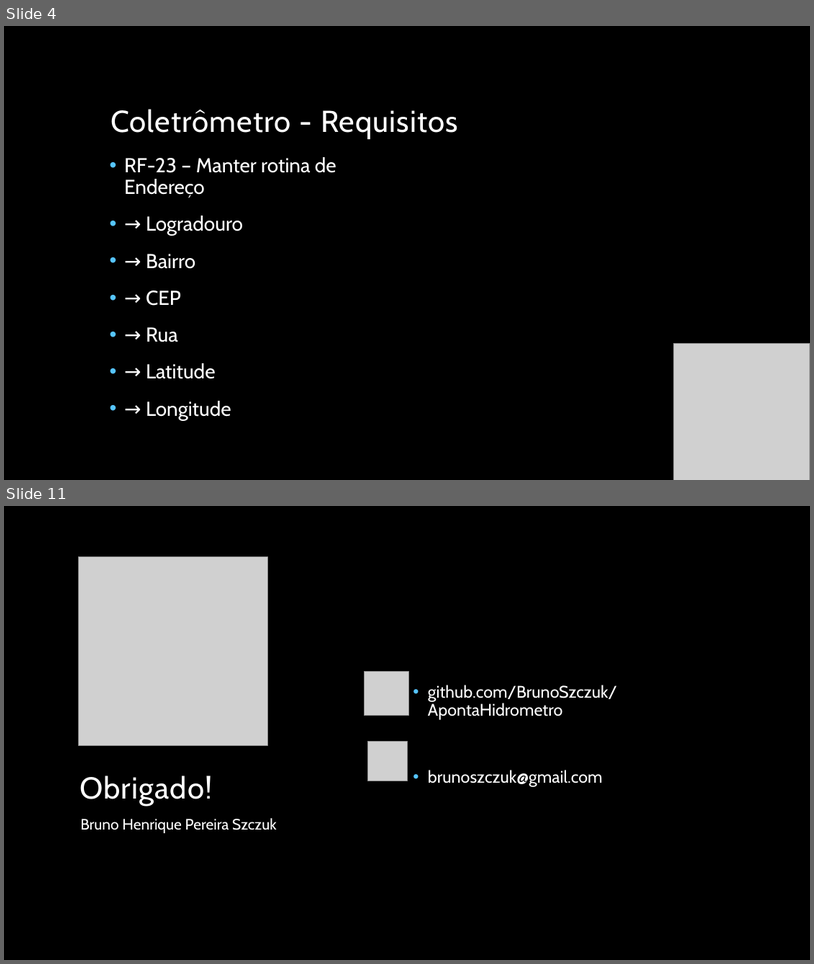
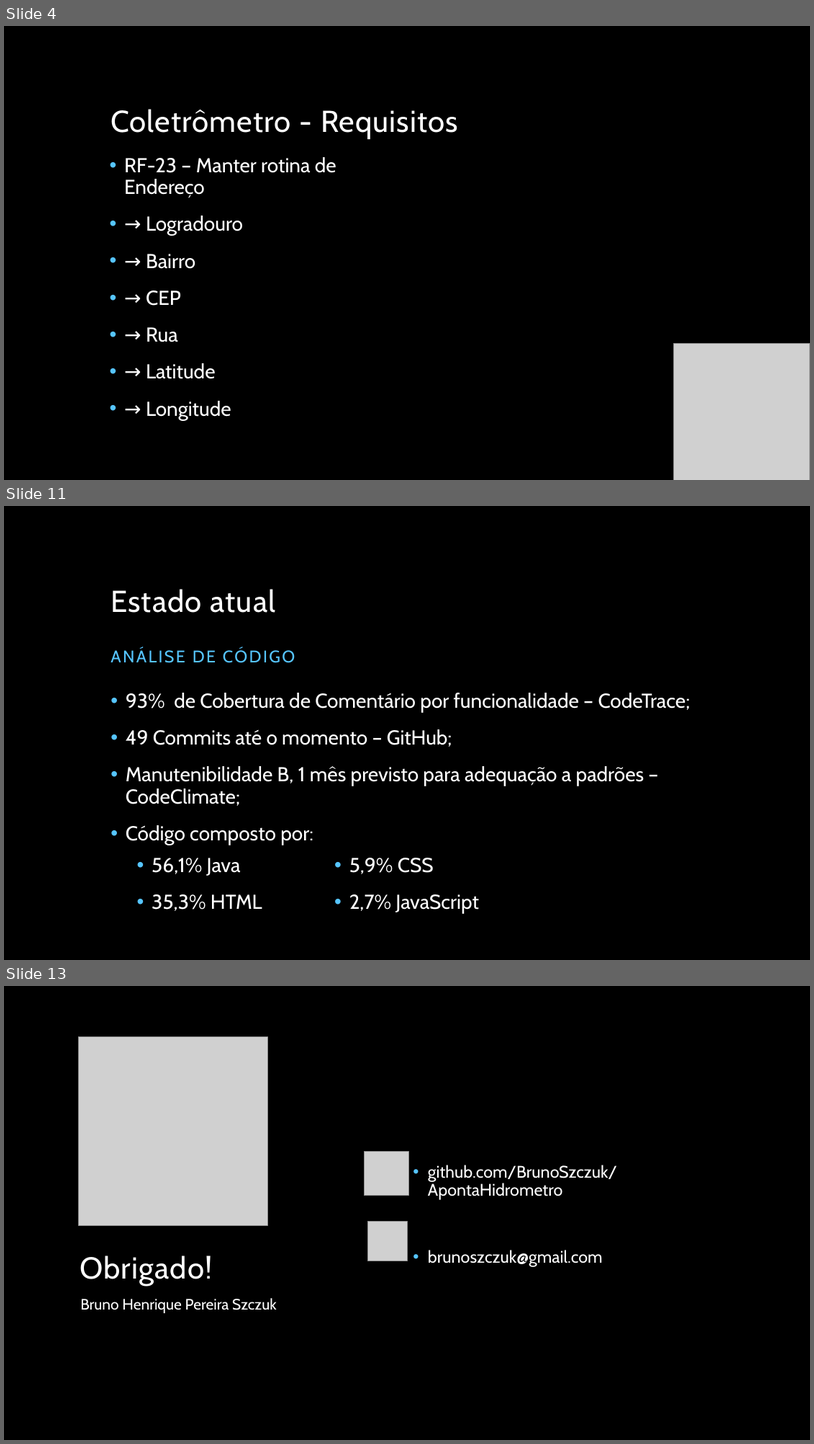
Before and after one commit to BrunoSzczuk/ApontaHidrometro, a slide deck: documentacao/apresentacao.pptx. Shown one above the other, each under a label of ours: slides 4 and 11 before the commit, slides 4, 11 and 13 after it; the slides between them are not shown. The pictures are 814x964 and 814x1444 pixels, drawn with LibreOffice and Linux fonts; fonts in the diff are those of the drawing; grey boxes stand for pictures; background and template pictures are left out. Boxes give left, top, right and bottom in pixels: in the first picture for what was removed or moved away, otherwise in the second. Text is boxed around its words. In the diff, an @@ line names an element or a change of style, - is before the commit and + after.

```diff
--- a/documentacao/apresentacao.pptx
+++ b/documentacao/apresentacao.pptx
@@ slide 11 added at bbox=[4, 506, 810, 960], background picture (left out) @@
@@ title added at bbox=[111, 589, 275, 613], 36 pt, text #FFFFFF @@
+Estado atual
@@ text added at bbox=[104, 632, 396, 682], 20 pt, text #56C5FF @@
+ANÁLISE DE CÓDIGO
@@ text added at bbox=[126, 692, 691, 844], 24 pt, text #FFFFFF @@
+• 93% de Cobertura de Comentário por funcionalidade – CodeTrace;
+• 49 Commits até o momento – GitHub;
+• Manutenibilidade B, 1 mês previsto para adequação a padrões – CodeClimate;
+• Código composto por:
@@ text added at bbox=[152, 857, 262, 911], 24 pt, text #FFFFFF @@
+• 56,1% Java
+• 35,3% HTML
@@ text added at bbox=[350, 857, 479, 914], 24 pt, text #FFFFFF @@
+• 5,9% CSS
+• 2,7% JavaScript
@@ what was slide 11 is now slide 13 @@
```
Also in this commit, not shown: 5 slides changed, 2 other slides added, 1 slide removed.
